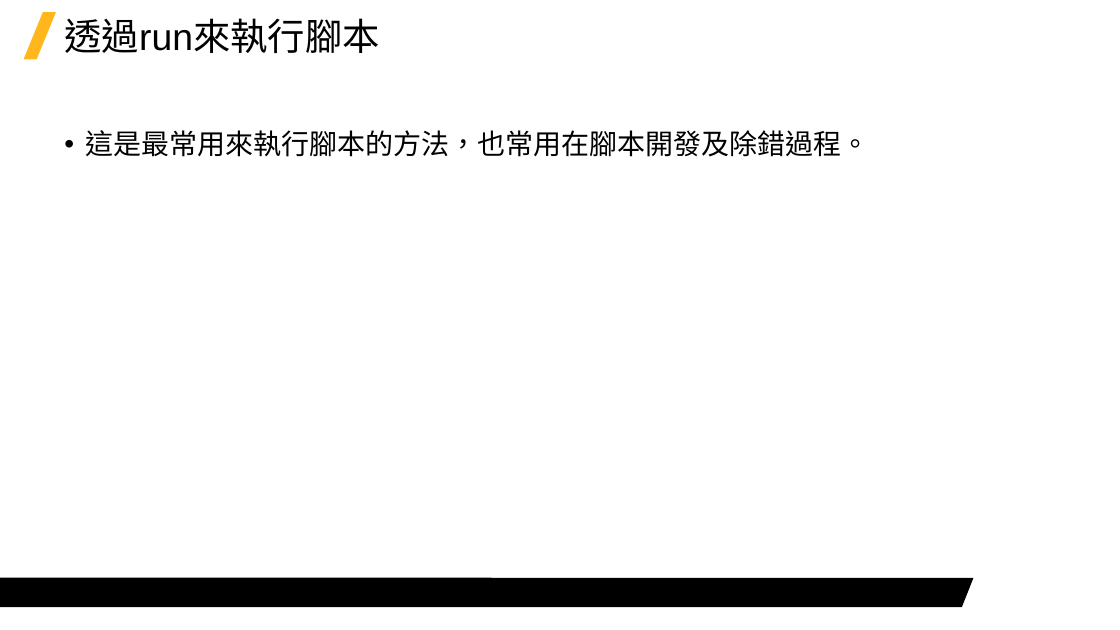
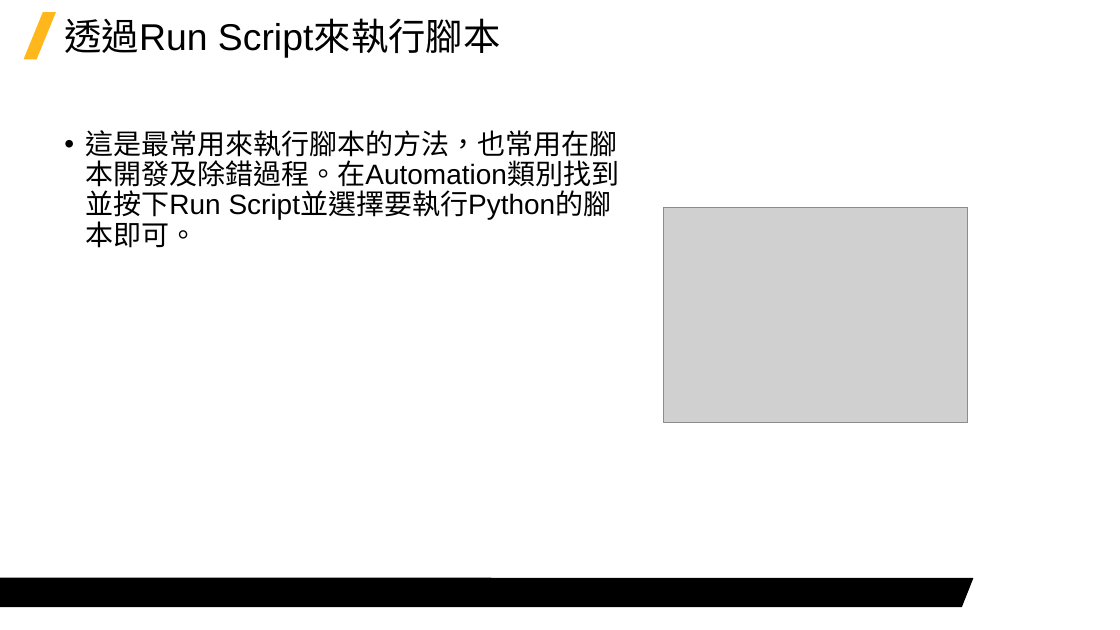
Before and after one commit to Jerrick-cheng/AEDT-Automation-Camp, a slide deck: slide 18 of 上課教材/Week1.pptx (slide 19 before the commit). Drawn at 1120x630 pixels with LibreOffice and Linux fonts; fonts in the diff are those of the drawing; grey boxes stand for pictures; background and template pictures are left out. Boxes give left, top, right and bottom in pixels: in the first picture for what was removed or moved away, otherwise in the second. Text is boxed around its words. In the diff, an @@ line names an element or a change of style, - is before the commit and + after.

```diff
--- a/上課教材/Week1.pptx
+++ b/上課教材/Week1.pptx
@@ title at (x1=64, y1=19, x2=500, y2=57): text changed @@
-透過run來執行腳本
+透過Run Script來執行腳本
@@ text at (x1=85, y1=130, x2=619, y2=248): text changed @@
-• 這是最常用來執行腳本的方法，也常用在腳本開發及除錯過程。
+• 這是最常用來執行腳本的方法，也常用在腳本開發及除錯過程。在Automation類別找到並按下Run Script並選擇要執行Python的腳本即可。
@@ picture added at (x1=664, y1=207, x2=968, y2=423) @@
```
Also in this commit, not shown: 3 other slides changed, 2 slides removed, 2 other files.
